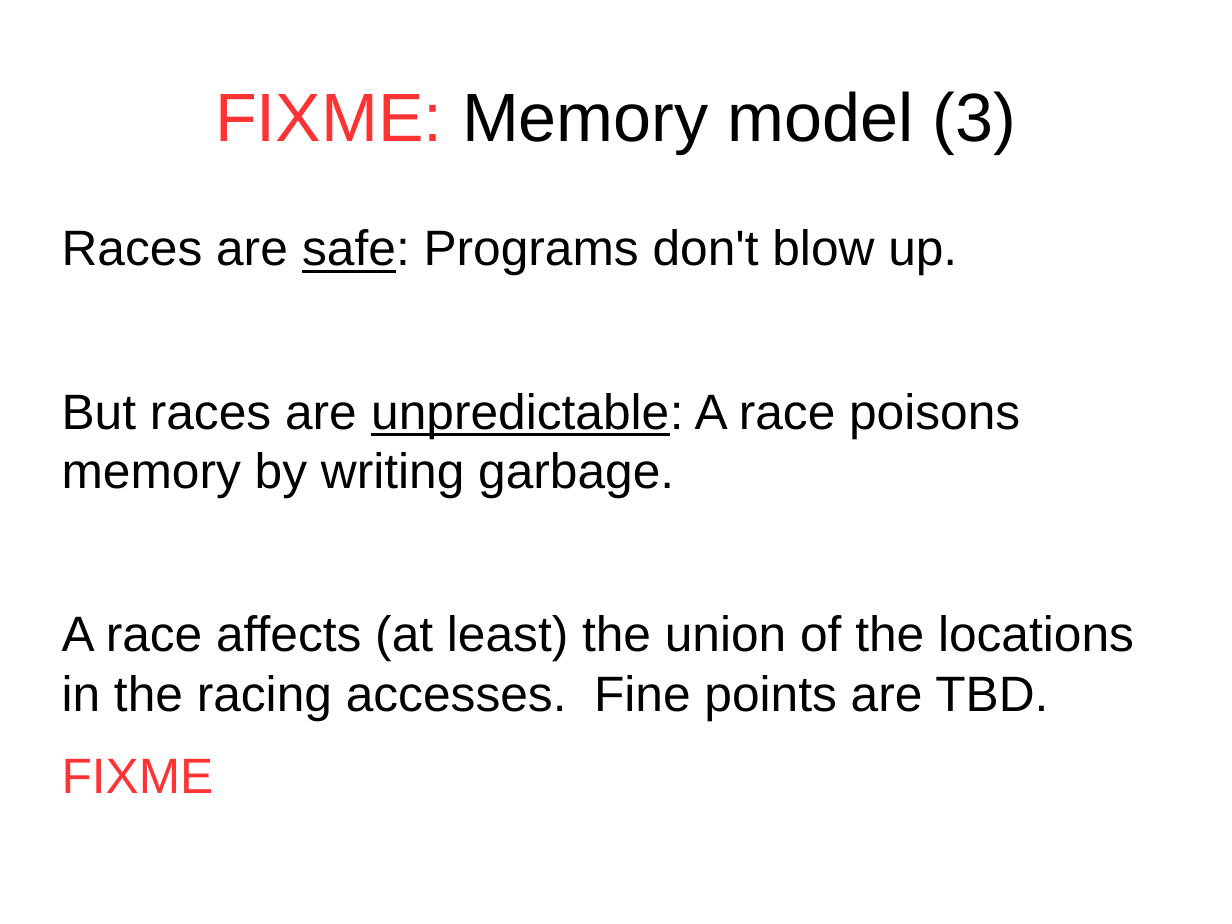
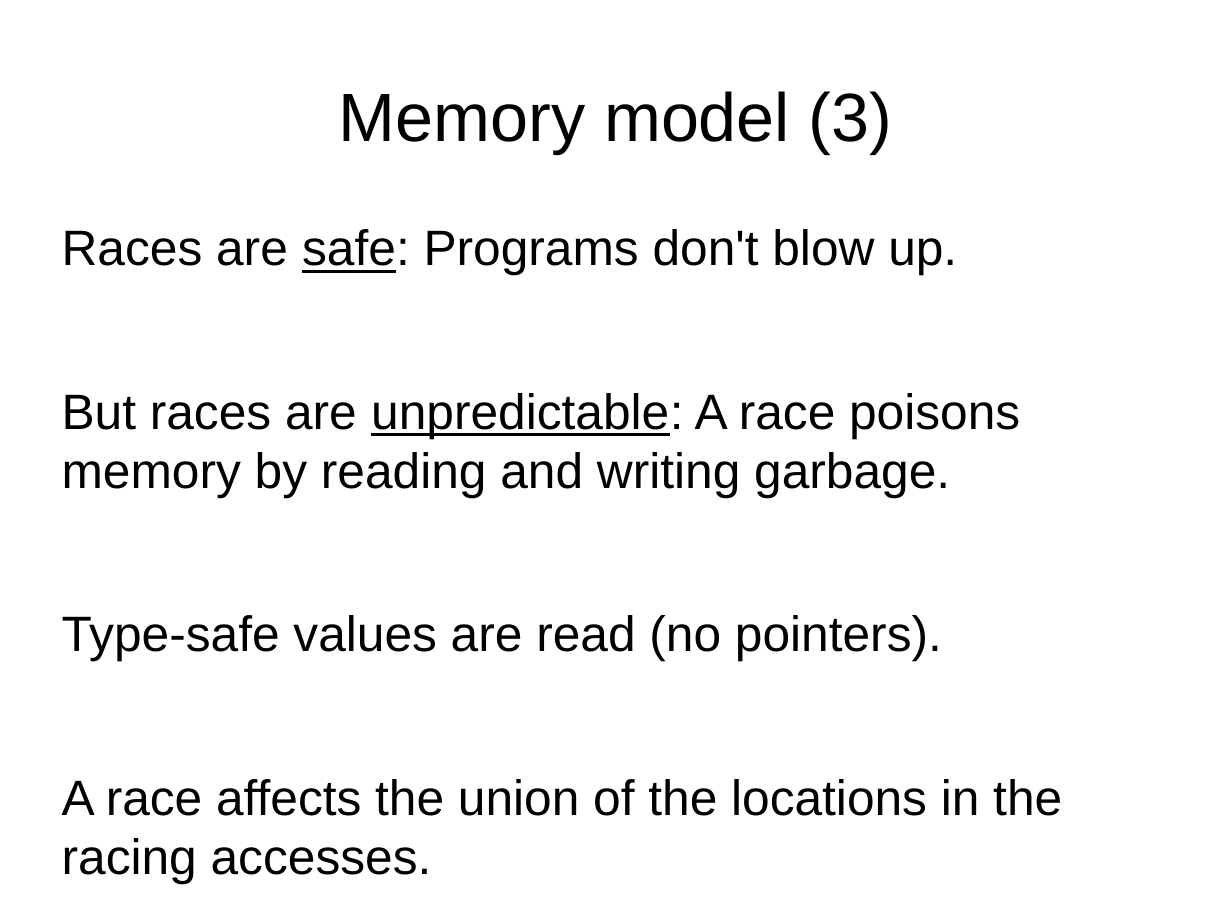
Before and after one commit to tc39/proposal-ecmascript-sharedmem, a slide deck: slide 26 of tc39/presentation-jan-2016.odp (slide 24 before the commit). Drawn at 1232x924 pixels with LibreOffice and Linux fonts; fonts in the diff are those of the drawing. Boxes give left, top, right and bottom in pixels: in the first picture for what was removed or moved away, otherwise in the second. Text is boxed around its words. In the diff, an @@ line names an element or a change of style, - is before the commit and + after.

```diff
--- a/tc39/presentation-jan-2016.odp
+++ b/tc39/presentation-jan-2016.odp
@@ title at <box>339,91,892,153</box>: text changed @@
-FIXME: Memory model (3)
+Memory model (3)
@@ text at <box>62,393,1062,816</box>: text changed @@
-But races are unpredictable: A race poisons memory by writing garbage.
-A race affects (at least) the union of the locations in the racing accesses. Fine points are TBD.
-FIXME
+But races are unpredictable: A race poisons memory by reading and writing garbage.
+Type-safe values are read (no pointers).
+A race affects the union of the locations in the racing accesses.
```
Also in this commit, not shown: 15 other slides changed, 7 slides added, 1 slide removed, 1 other file.
